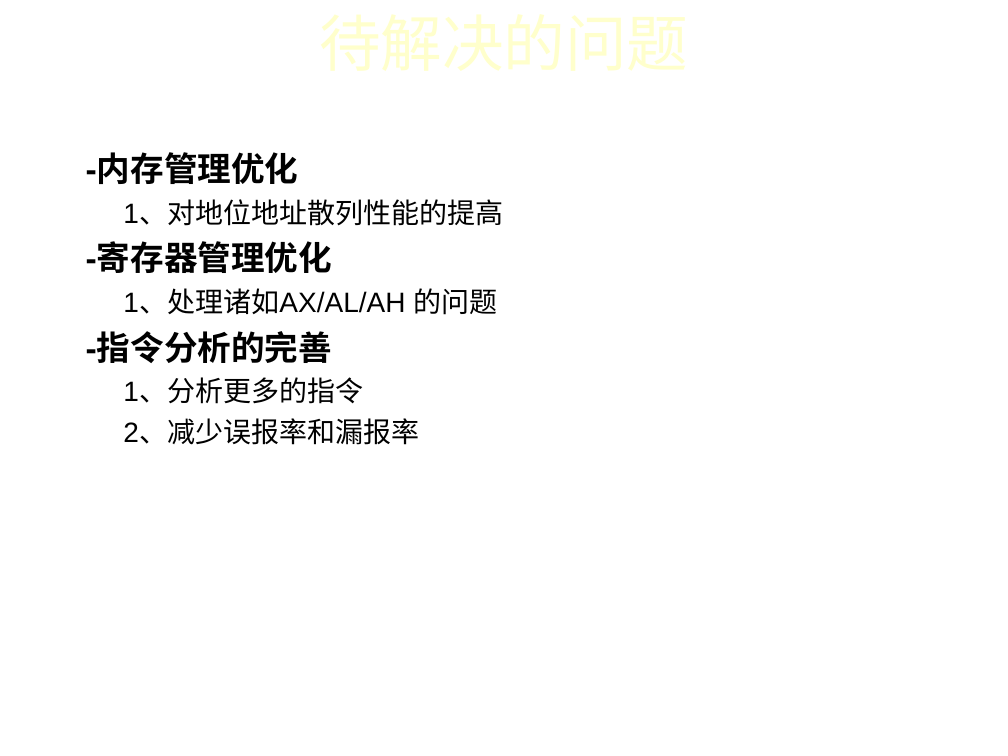
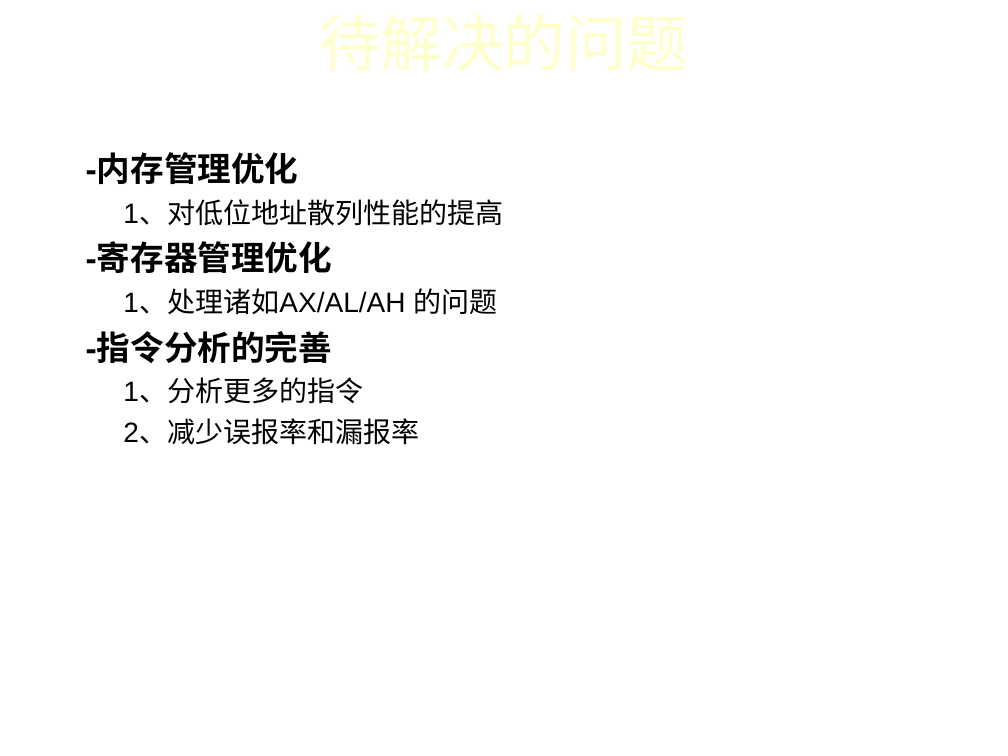
Before and after one commit to iidx/devilheart, a slide deck: slide 15 of doc/TaintAnalysis.ppt. Drawn at 1008x756 pixels with LibreOffice and Linux fonts; fonts in the diff are those of the drawing; background and template pictures are left out. Boxes give left, top, right and bottom in pixels: in the first picture for what was removed or moved away, otherwise in the second. Text is boxed around its words. In the diff, an @@ line names an element or a change of style, - is before the commit and + after.

```diff
--- a/doc/TaintAnalysis.ppt
+++ b/doc/TaintAnalysis.ppt
@@ text at [123,201,503,226]: text changed @@
-1、对地位地址散列性能的提高
+1、对低位地址散列性能的提高
```
Also in this commit, not shown: 3 other slides changed.
